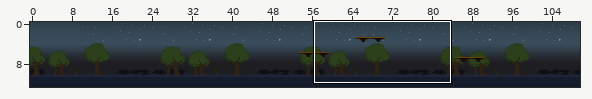
Tiled map: android/assets/levels/Level7.tmx. The first picture is a wide view before the edit; the outline marks the close-up.
Close-up. As it was:
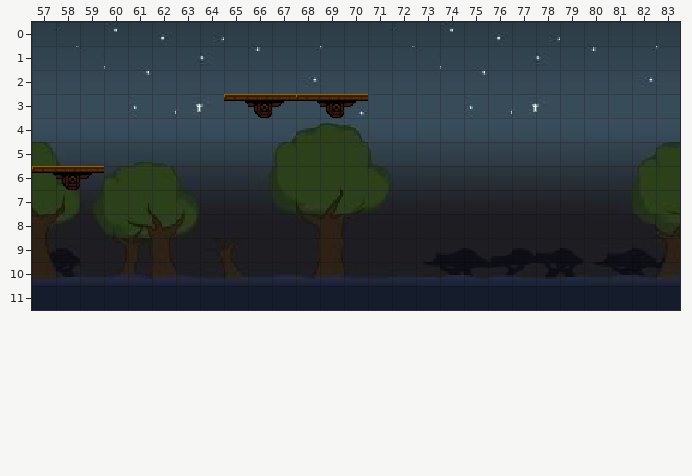
Cells are 16x16 px. Shown: x 57..83, y 0..11. The commit also changed other parts of the map, which this record leaves out.
After:
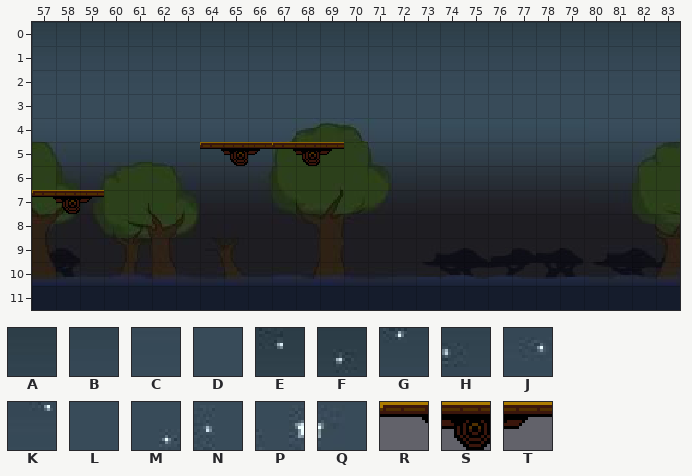
Key: from "3_Wall": A 134, B 169, C 204, D 239, E 863, F 865, G 890, H 902, J 927, K 934, L 960, M 964, N 969, P 971, Q 972; from "MovingPlatform_8": R 0, S 1, T 2.
_ is an empty cell, . an unchanged one.
Changes in this commit:
--- layer "Background"
@@ x 60..82 @@
- 0 E.F...........E.F......
- 1 ....H.G...........H.G..
- 2 .K......J......K......J
- 3 .N.PQLLLLLM....N.PQ....
+ 0 A.A...........A.A......
+ 1 ....B.B...........B.B..
+ 2 .C......C......C......C
+ 3 .D.DDDDDDDD....D.DD....
--- layer "Texture"
@@ x 65..70 @@
- 3 RSTRST
+ 3 ______
@@ x 57..69 @@
- 5 .......______
- 6 RST..........
- 7 ___..........
+ 5 .......RSTRST
+ 6 ___..........
+ 7 RST..........
